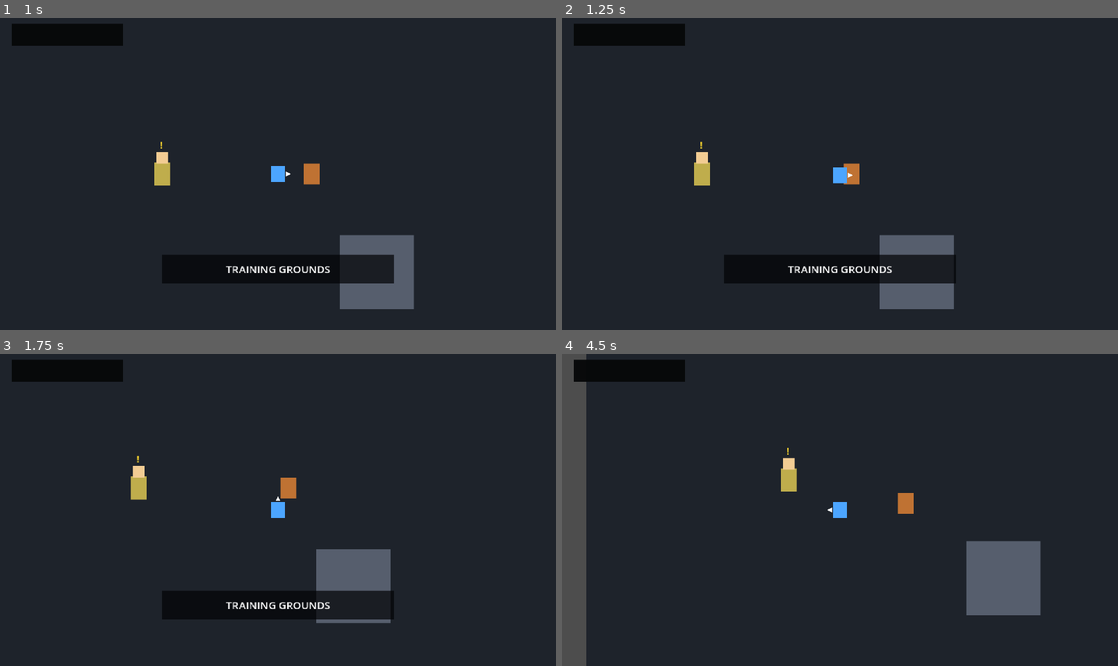
Above: before the commit, frames 1-4 (two rows, left to right).
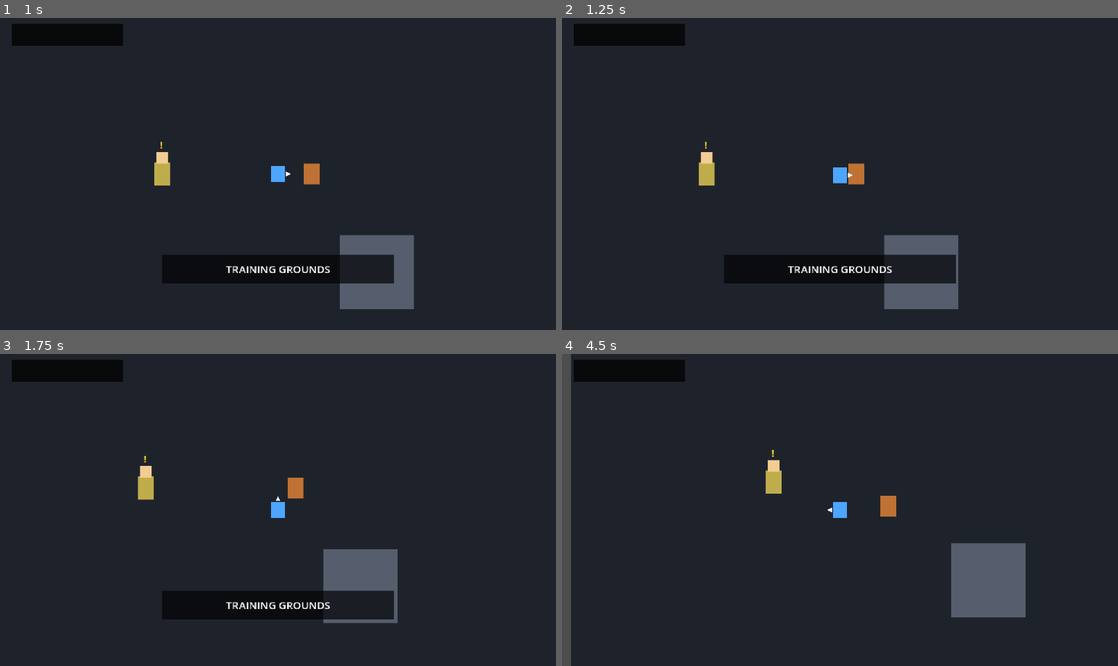
Above: after the commit, the same moments.

Repository: kikajima/dragonballsoullegacy
Game: Godot game, scene res://scenes/bootstrap/bootstrap.tscn
The game is run twice, just before and just after one commit, with the same random seed, the same clock (stepped at 60 frames per second) and the same inputs.
Inputs:
- Up to frame 1 (1 s): tap Enter (ui_accept) at 0.5, 0.77 s; hold D (move_right) from 0.53 s (still down); tap J (attack) at 0.6 s
- Up to frame 2 (1.25 s): keep holding D (move_right)
- Up to frame 3 (1.75 s): release D (move_right) at 1.28 s; hold S (move_down) from 1.28 s (still down); tap Shift (block) at 1.35 s; tap Enter (ui_accept) at 1.52 s
- Up to frame 4 (4.5 s): release S (move_down) at 2.03 s; hold D (move_right) 2.03-2.78 s; hold L (charge_ki) 2.03-2.78 s; hold W (move_up) 2.78-3.53 s; tap Space (dash) at 2.85 s; tap Enter (ui_accept) at 3.02, 3.5, 3.77 s; hold E (interact) 3.53-4.28 s; hold A (move_left) from 3.53 s (still down); tap K (ki_blast) at 4.35 s

Frame 1 is identical in both runs. In frame 2, 0.6% of the frame differs, in the area x 23-72%, y 39-94%; in frame 3, 0.9%; in frame 4, 5.0%, in the area x 1-87%, y 0-100%.

Commit message:
fix: make training enemy solid across full sprite height

Diff:
--- a/actors/enemies/debug_goku_enemy.tscn
+++ b/actors/enemies/debug_goku_enemy.tscn
@@ -15,7 +15,7 @@
 [ext_resource type="Resource" path="res://data/enemies/ai/uncommon.tres" id="13_ai_profile"]
 
 [sub_resource type="RectangleShape2D" id="BodyShape"]
-size = Vector2(10, 8)
+size = Vector2(18, 28)
 
 [sub_resource type="SpriteFrames" id="EnemyFrames"]
 
@@ -44,7 +44,7 @@
 color = Color(0.75, 0.45, 0.2, 1)
 
 [node name="CollisionShape2D" type="CollisionShape2D" parent="."]
-position = Vector2(0, 8)
+position = Vector2(0, -6)
 shape = SubResource("BodyShape")
 
 [node name="Combat" type="Node2D" parent="."]
